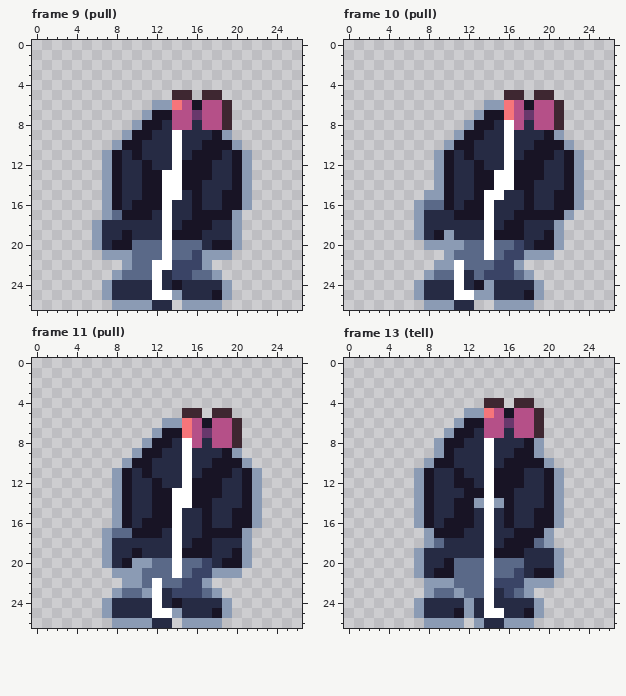
Pixel-art file: art/minis/dog-pierre@56.aseprite. That is the earlier state.
27x27 pixels, 24 frames. Shown: frame 9 (pull), frame 10 (pull), frame 11 (pull), frame 13 (tell). The commit also changed other frames, which this record leaves out.
New version:
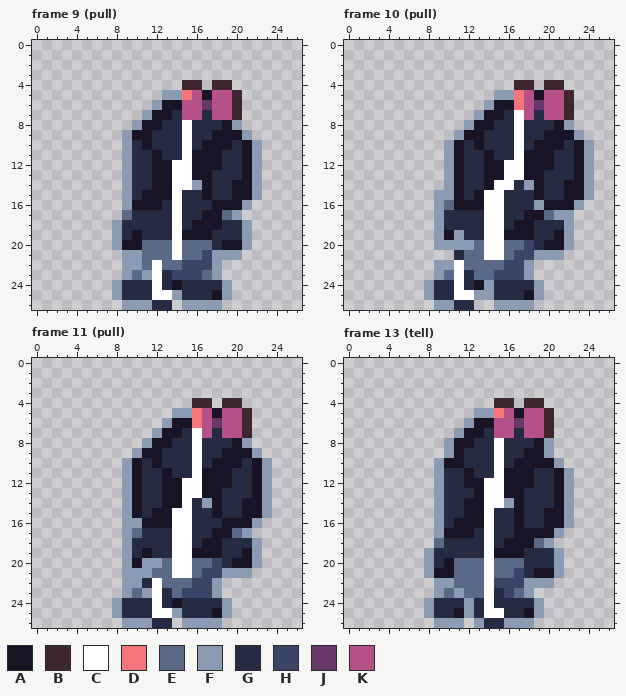
Palette (. is transparent): A #181425  B #3e2731  C #ffffff  D #f6757a  E #5a6988  F #8b9bb4  G #262b44  H #3a4466  J #68386c  K #b55088
Difference:
--- frame 9 (pull)
@@ x 0..26 @@
  3 ...........................
- 4 ...........................
- 5 ..............BB.BB........
- 6 ............FFDKAKKB.......
- 7 ...........FAAKKJKKB.......
- 8 ..........FAAGKKGKKB.......
- 9 .........FAAGGCGGGAF.......
-10 ........FAAGGGCGGAAAF......
-11 .......FAGAGGGCGAAAGAF.....
-12 .......FAGGAGGCAAAGGAF.....
-13 .......FAGGAACCAAAGGAF.....
-14 .......FAGGAACCAAGGGAF.....
-15 .......FAGGAACCGAGGAAF.....
-16 .......FAGAAACGGAGGAAF.....
-17 .......FEAAAGCGGAAAAF......
-18 ......FGGGGGGCGAAAGGF......
-19 ......FGGAGGGCAAAGGGF......
-20 ......FGAAEEECEEEGAAF......
-21 .......FFFEEECEEHFFF.......
-22 .........FEECCHHHF.........
-23 ........FEEECGHHEEF........
-24 .......FGGGGCGAGGGGF.......
-25 .......FGGGGCCFGGGAF.......
-26 ........FFFFGG.FFFF........
+ 4 ...............BB.BB.......
+ 5 .............FFDKAKKB......
+ 6 ............FAAKKJKKB......
+ 7 ...........FAAGKKGKKB......
+ 8 ..........FAAGGCGGGAF......
+ 9 .........FAAGGGCGGAAAF.....
+10 .........FGAGGGCGAAAGAF....
+11 .........FGGAGGCAAAGGAF....
+12 .........FGGAACCAAAGGAF....
+13 .........FGGAACCAAGGGAF....
+14 .........FGGAACCFAGGAAF....
+15 .........FGAAACGGAGGAAF....
+16 .........FAAAGCGGGAAAF.....
+17 .........EGGGGCGGAAEF......
+18 ........FGGGGGCGAAAGGF.....
+19 ........FGAGGGCAAAGGGF.....
+20 ........FAAEEECEEEGAAF.....
+21 .........FFEEECEEHFFF......
+22 .........FFECEEHHHF........
+23 .........FEFCGHHHEF........
+24 ........FGGGCGAGGGGF.......
+25 ........FGGGCCFGGGAF.......
+26 .........FFFGG.FFFF........
--- frame 10 (pull)
@@ x 0..26 @@
  3 ...........................
- 4 ...........................
- 5 ................BB.BB......
- 6 ..............FFDKAKKB.....
- 7 .............FAADKJKKB.....
- 8 ............FAAGCKGKKB.....
- 9 ...........FAAGGCGGGAF.....
-10 ..........FAAGGGCGGAAAF....
-11 .........FAGAGGGCGAAAGAF...
-12 .........FAGGAGGCAAAGGAF...
-13 .........FAGGAACCAAAGGAF...
-14 .........FAGGAACCAAGGGAF...
-15 ........FFAGGACCGGAGGAAF...
-16 .......FEEAGAACGGGAGGAAF...
-17 .......FGGGAAACGGAAAAAF....
-18 .......FGGGGGGCGAAGGGF.....
-19 .......FGAFGGGCAAAGGAF.....
-20 ........FFFFEECEEHGAAF.....
-21 ..........FEEECEHHFFF......
-22 .........FFCEEEHHF.........
-23 ........FEECGEHHHEF........
-24 .......FGGGCGAFGGGGF.......
-25 .......FGGGCCFFGGGAF.......
-26 ........FFFGG..FFFF........
+ 4 .................BB.BB.....
+ 5 ...............FFDKAKKB....
+ 6 ..............FAADKJKKB....
+ 7 .............FAAGCKGKKB....
+ 8 ............FAAGGCGGGAF....
+ 9 ...........FAAGGGCGGAAAF...
+10 ..........FAGAGGGCGAAAGAF..
+11 ..........FAGGAGGCAAAGGAF..
+12 ..........FAGGAACCAAAGGAF..
+13 ..........FAGGAACCAAGGGAF..
+14 ..........FAGGACCGFAGGAAF..
+15 .........FFAGACCGGGAGGAAF..
+16 .........FEAAACCGGGFAAAF...
+17 .........FGGGGCCGGAAEFF....
+18 .........FGGGGCCGAAGGGF....
+19 .........FAFGGCCAAAGGAF....
+20 .........FFFFECCEEHGAAF....
+21 ...........GEECCEHHFFF.....
+22 .........FFCEEEEHHF........
+23 .........FECGEEHHHF........
+24 ........FGGCGAFGGGGF.......
+25 ........FGGCCFFGGGAF.......
+26 .........FFGG..FFFF........
--- frame 11 (pull)
@@ x 0..26 @@
  3 ...........................
- 4 ...........................
- 5 ...............BB.BB.......
- 6 .............FFDKAKKB......
- 7 ............FAADKJKKB......
- 8 ...........FAAGCKGKKB......
- 9 ..........FAAGGCGGGAF......
-10 .........FAAGGGCGGAAAF.....
-11 ........FAGAGGGCGAAAGAF....
-12 ........FAGGAGGCAAAGGAF....
-13 ........FAGGAACCAAAGGAF....
-14 ........FAGGAACCAAGGGAF....
-15 ........FAGGAACGGAGGAAF....
-16 ........FAGAAACGGAGGAAF....
-17 .......FEEAAAGCGGAAAAF.....
-18 .......FGGGGGGCGAAGGGF.....
-19 .......FGGAGGGCAAAGGAF.....
-20 .......FGAFFEECEEHGAAF.....
-21 ........FFFEEECEHHFFF......
-22 .........FFECEEHHF.........
-23 ........FEEFCGHHHEF........
-24 .......FGGGGCGAGGGGF.......
-25 .......FGGGGCCFGGGAF.......
-26 ........FFFFGG.FFFF........
+ 4 ................BB.BB......
+ 5 ..............FFDKAKKB.....
+ 6 .............FAADKJKKB.....
+ 7 ............FAAGCKGKKB.....
+ 8 ...........FAAGGCGGGAF.....
+ 9 ..........FAAGGGCGGAAAF....
+10 .........FAGAGGGCGAAAGAF...
+11 .........FAGGAGGCAAAGGAF...
+12 .........FAGGAACCAAAGGAF...
+13 .........FAGGAACCAAGGGAF...
+14 .........FAGGAACGFAGGAAF...
+15 .........FAGAACCGGAGGAAF...
+16 .........FFAAACCGGGAAAF....
+17 .........FEGGGCCGGAAEF.....
+18 .........FGGGGCCGAAGGGF....
+19 .........FGAGGCCAAAGGAF....
+20 .........FAFFECCEEHGAAF....
+21 .........FFFEECCEHHFFF.....
+22 .........FFGCEEEHHF........
+23 .........FEFCGEHHHF........
+24 ........FGGGCGAGGGGF.......
+25 ........FGGGCCFGGGAF.......
+26 .........FFFGG.FFFF........
--- frame 13 (tell)
@@ x 0..26 @@
  3 ...........................
- 4 ..............BB.BB........
- 5 ............FFDKAKKB.......
- 6 ...........FAAKKJKKB.......
- 7 ..........FAAGKKGKKB.......
- 8 .........FAAGGCGGGAF.......
- 9 .........FAGGGCGGAAF.......
-10 ........FAAGGGCGAAAAF......
-11 .......FAGGAGGCAAAGGAF.....
-12 .......FAGGAAGCAAAGGAF.....
-13 .......FAGGGAACAAGGGAF.....
-14 .......FAGGAAFCFAGGGAF.....
-15 .......FAGGAAGCGAGGAAF.....
-16 .......FAGAAAGCGAGGAAF.....
-17 ........FAAAGGCGGAAAF......
-18 ........FEGGGGCGAAAEF......
-19 .......FGGGGGGCAAAGGGF.....
-20 .......FGGAEEECEEEGGGF.....
-21 .......FGAAEEECEEHGAAF.....
-22 ........FFFEEECHHHFFF......
-23 ........FEEFEECGHEF........
-24 .......FGGGGFGCGGGGF.......
-25 .......FGGGAFGCCGGAF.......
-26 ........FFFF.FGGFFF........
+ 4 ...............BB.BB.......
+ 5 .............FFDKAKKB......
+ 6 ............FAAKKJKKB......
+ 7 ...........FAAGKKGKKB......
+ 8 ..........FAAGGCGGGAF......
+ 9 ..........FAGGGCGGAAF......
+10 .........FAAGGGCGAAAAF.....
+11 .........FGGAGGCAAAGGAF....
+12 .........FGGAACCAAAGGAF....
+13 .........FGGGACCAAGGGAF....
+14 .........FGGAACCFAGGGAF....
+15 .........FGGAACGGAGGAAF....
+16 .........FGAAACGGAGGAAF....
+17 .........FAAAGCGGAAAAF.....
+18 .........EGGGGCGAAAEF......
+19 ........FGGGGGCAAAGGGF.....
+20 ........FGAEEECEEEGGGF.....
+21 ........FAAEEECEEHGAAF.....
+22 .........FFEEECHHHFFF......
+23 .........FEFEECGHEF........
+24 ........FGGGFGCGGGGF.......
+25 ........FGGAFGCCGGAF.......
+26 .........FFF.FGGFFF........
